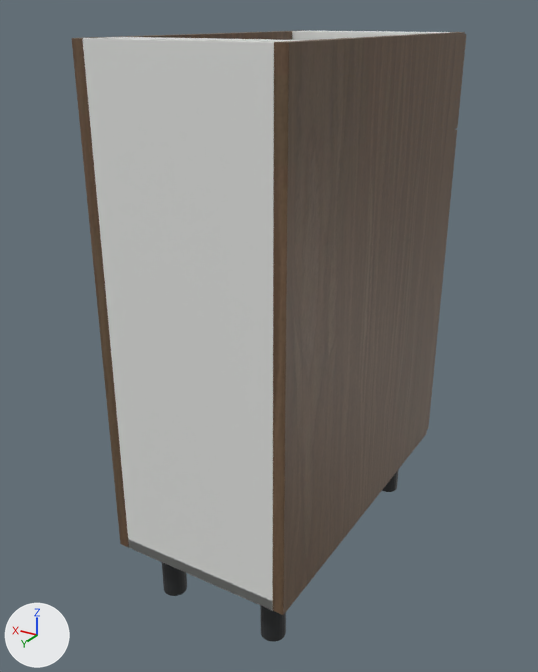
The glTF model storefront/public/cabinet-inventory/models/oppein-pb-mso-b12.glb, before and after one commit.
Before and after are seen from a camera (50 mm lens) standing at (-0.406, 0.716, 0.901) and looking at (0.185, -0.269, 0.409). The lights are fixed; the arrows at lower left show +X, +Y and +Z. The older version comes first. Where no turn or scale is listed for an object, it has been applied to the vertices.

In view in the first picture: 'Cabinet back', 'Cabinet bottom', 'Cabinet side', 'Cabinet side.001', 'Top support rail.001' and 6 more.
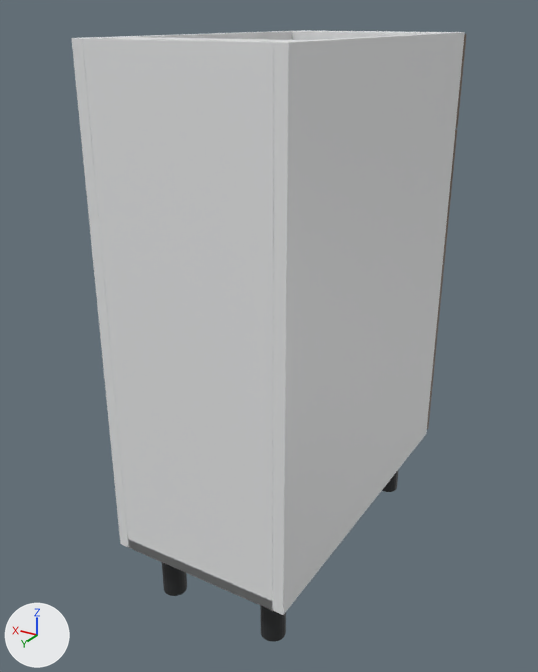
Boxes (x1, y1, x2, y2) around the edits, measured in the pictures (538 x 672 px):
'Cabinet side', recoloured (lighter)
    both: (273, 32, 465, 615)
'Cabinet side.001', recoloured
    both: (72, 31, 292, 548)

The edits, one by one:
Material 'White cabinet carcass' (mat_white_cabinet_carcass) is new.
Its base color is (0.82, 0.83, 0.835) (white #eaebec).
Its roughness is 0.48.
me_cube has 56 vertices, 108 faces and spans x -0.009..0.009, y -0.293..0.293, z -0.381..0.381.
me_cube no longer uses material mat_supplier_finish___smoked_oak.
me_cube gains material mat_white_cabinet_carcass (white #eaebec).
me_cube_001 has 56 vertices, 108 faces and spans x -0.009..0.009, y -0.293..0.293, z -0.381..0.381.
me_cube_001 no longer uses material mat_supplier_finish___smoked_oak.
me_cube_001 gains material mat_white_cabinet_carcass (white #eaebec).
